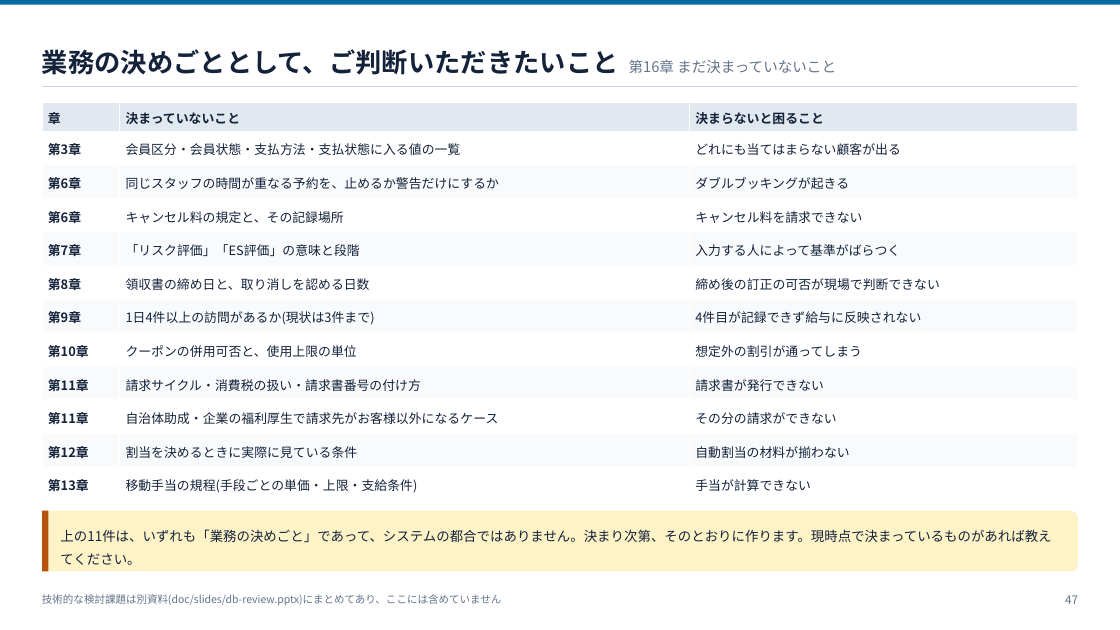
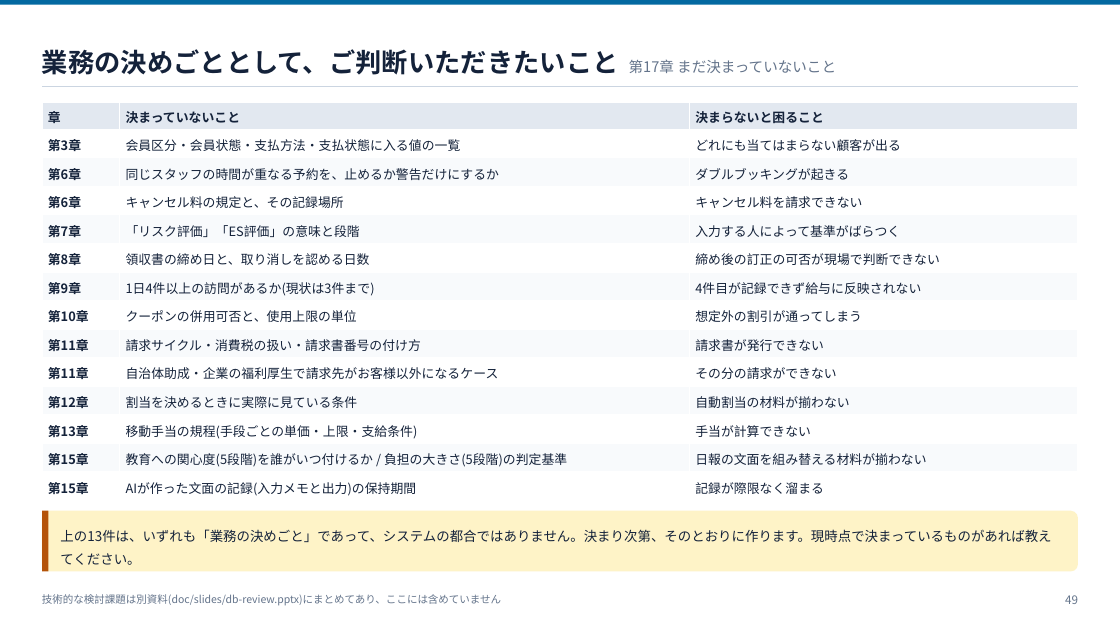
Before and after one commit to ohru131/katahimo-app, a slide deck: slide 49 of doc/slides/db-for-business.pptx (slide 47 before the commit). Drawn at 1120x630 pixels with LibreOffice and Linux fonts; fonts in the diff are those of the drawing. Boxes give left, top, right and bottom in pixels: in the first picture for what was removed or moved away, otherwise in the second. Text is boxed around its words. In the diff, an @@ line names an element or a change of style, - is before the commit and + after.

```diff
--- a/doc/slides/db-for-business.pptx
+++ b/doc/slides/db-for-business.pptx
@@ text at (42, 49, 836, 75): text changed @@
-業務の決めごととして、ご判断いただきたいこと 第16章 まだ決まっていないこと
+業務の決めごととして、ご判断いただきたいこと 第17章 まだ決まっていないこと
@@ table at (42, 103, 1077, 501) @@
+row 13: 第15章 | 教育への関心度(5段階)を誰がいつ付けるか / 負担の大きさ(5段階)の判定基準 | 日報の文面を組み替える材料が揃わない
+row 14: 第15章 | AIが作った文面の記録(入力メモと出力)の保持期間 | 記録が際限なく溜まる
@@ text at (60, 529, 1051, 565): text changed @@
-上の11件は、いずれも「業務の決めごと」であって、システムの都合ではありません。決まり次第、そのとおりに作ります。現時点で決まっているものがあれば教えてください。
+上の13件は、いずれも「業務の決めごと」であって、システムの都合ではありません。決まり次第、そのとおりに作ります。現時点で決まっているものがあれば教えてください。
@@ text at (1065, 595, 1078, 604): text changed @@
-47
+49
```
Also in this commit, not shown: 14 other slides changed, 2 slides added, 52 other files.
